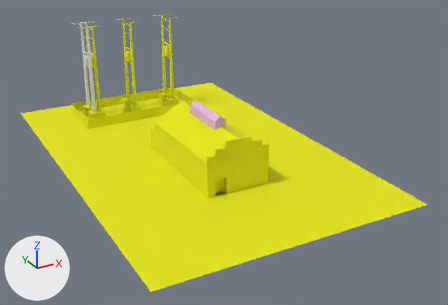
The glTF model assets/BuildingsExt/PowerPlant/PowerPlant.glb: old version first, new version second.
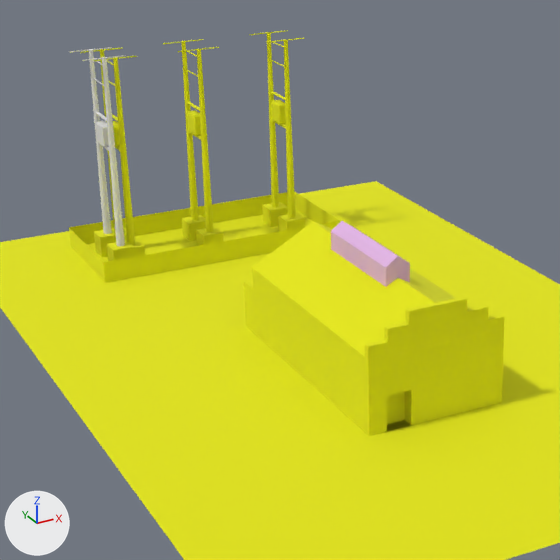
The first picture shows the older version from a 50 mm camera at (-23.3, -59.9, 45.8) aimed at (25.6, 28.9, 1.4). The close-ups show both versions on the part from 9% to 66% of the width and 0% to 84% of the height of that picture; other places that the commit changed are outside them. Arrows for +X, +Y and +Z are at lower left; the lights stay in place. Where no turn or scale is listed for an object, it has been applied to the vertices. Vertices at the same position are counted once.

Names of what the first close-up shows: 'Facade', 'Fence', 'Lot', 'Main', 'Pole1', 'Pole2', 'Skylight', 'TransformerPowerPole_1', 'TransformerPowerPole_1.001', 'TransformerPowerPole_1.002'.
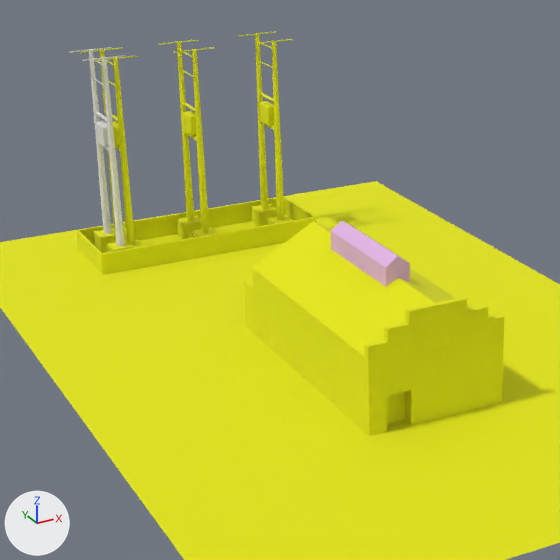
The change, as a list of edits to the scene's bpy script:
```text
Change me_cube_002:
    used by ob_fence; location = (20.85, 60.84, 1.01)
    remove me_cube_002.from_pydata(...)  # 8 vertices, 8 faces; spans x -12.0..12.0, y -5.5..5.5, z -1.0..1.0
    add me_cube_002.from_pydata(...)  # 20 vertices, 32 faces; spans x -11.6..10.4, y -3.4..4.4, z -1.0..1.0
    me_cube_002 part 1: the whole mesh is rebuilt
Change ob_transformerpowerpole_1_001:
    ob_transformerpowerpole_1_001.location: (20.66, 61.3, 11.35) -> (20.21, 61.3, 11.35)
Change ob_transformerpowerpole_1_002:
    ob_transformerpowerpole_1_002.location: (29.38, 61.3, 11.35) -> (28.17, 61.3, 11.35)
```

Changed parts and their boxes [x1, y1, x2, y2] in the close-ups (560 x 560 px):
'Fence', reshaped (11% narrower, 13% shorter)
    before: [69, 192, 341, 283]
    after: [76, 196, 317, 275]
'TransformerPowerPole_1.002', moved
    before: [249, 30, 305, 232]
    after: [238, 32, 293, 227]
'TransformerPowerPole_1.001', moved
    before: [163, 39, 223, 246]
    after: [159, 40, 218, 239]
